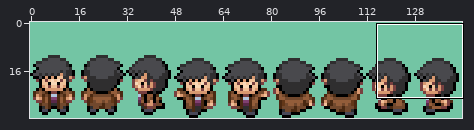
Sprite sheet -- graphics/object_events/pics/people/looker.png. Above: a wide view before the commit, with the close-up outlined.
Close-up. Before the edit:
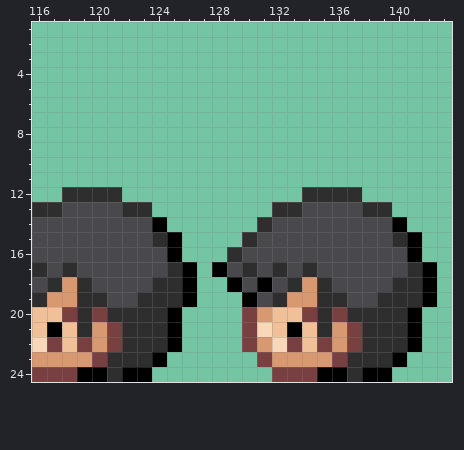
The file is 144x32 pixels. Shown: x 116..143, y 1..24.
Once edited:
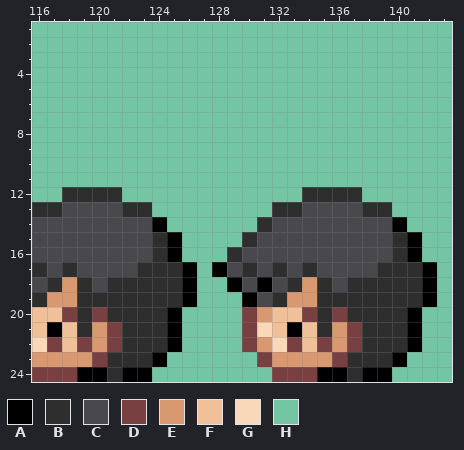
Palette (. is transparent): A #000000  B #2f2e2f  C #49494d  D #784040  E #d89870  F #f0c098  G #f8d8b8  H #73c5a4
Diff:
@@ x 116..143 @@
 15 CCCCCCCCBAHHHHBCCCCCCCCCBAHH
-16 CCCCCCCCCAHHHBCCCCCCCCCCCAHH
-17 BCBCCCCCCBAHACBCBCBCCCCCCBAH
-18 CBEBCCCCBBAHHACACBEBCCCCBBAH
-19 BEEBBCCBBBAHHHACBEEBBCCBBBAH
+16 CCCCCCCCBAHHHBCCCCCCCCCCBAHH
+17 BCBCCCCBBBAHACBCBCBCCCCBBBAH
+18 CBEBCBBBBBAHHACACBEBCBBBBBAH
+19 BEEBBBBBBBAHHHACBEEBBBBBBBAH
 20 FFDBDBBBBAHHHHDEFFDBDBBBBAHH
Changed places in both close-ups, as pixel boxes (x1, y1, x2, y2):
changed: (107, 247, 167, 307)
changed: (347, 247, 407, 307)
